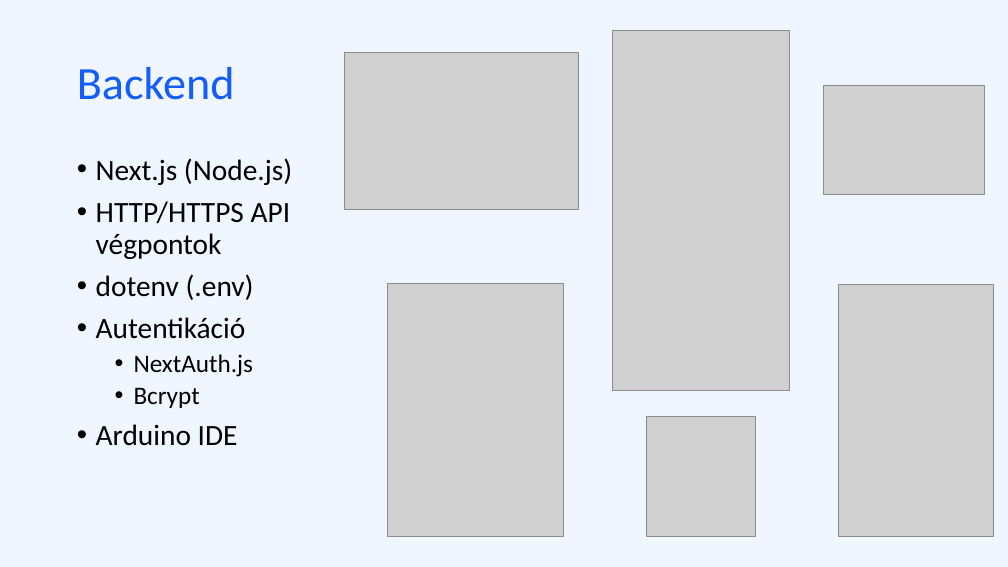
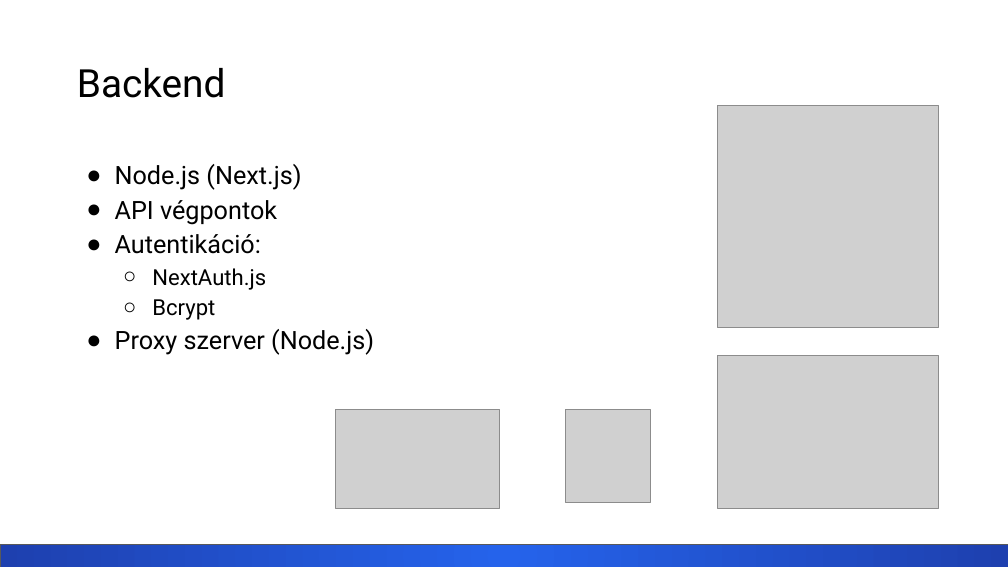
Before and after one commit to nagygabor123/vizsgaremek, a slide deck: slide 5 of Dokumentacio/Eloadas.pptx (slide 6 before the commit). Drawn at 1008x567 pixels with LibreOffice and Linux fonts; fonts in the diff are those of the drawing; grey boxes stand for pictures. Boxes give left, top, right and bottom in pixels: in the first picture for what was removed or moved away, otherwise in the second. Text is boxed around its words. In the diff, an @@ line names an element or a change of style, - is before the commit and + after.

```diff
--- a/Dokumentacio/Eloadas.pptx
+++ b/Dokumentacio/Eloadas.pptx
@@ background #EFF6FF to #FFFFFF @@
@@ title "Backend" at (77,68,226,98): size 44 to 37 pt, font Calibri to Roboto, text colour #145CFC to #000000 @@
@@ picture removed at (345,52,578,209) @@
@@ picture removed at (613,30,789,390) @@
@@ picture removed at (823,85,985,194) @@
@@ picture added at (718,106,939,327) @@
@@ text at (115,164,301,254): text changed; size 28 to 24 pt; font Calibri to Roboto @@
-• Next.js (Node.js)
-• HTTP/HTTPS API végpontok
-• dotenv (.env)
-• Autentikáció
+● Node.js (Next.js)
+● API végpontok
+● Autentikáció:
@@ text at (152,268,266,320): size 24 to 21 pt, font Calibri to Roboto in "NextAuth.js", "Bcrypt"; bullet • to ○; line spacing 0.9 to 1.15; less space between paragraphs @@
@@ picture removed at (387,284,563,536) @@
@@ picture removed at (839,284,994,537) @@
@@ text at (115,329,374,355): text changed; size 28 to 24 pt; font Calibri to Roboto @@
-• Arduino IDE
+● Proxy szerver (Node.js)
@@ picture added at (718,356,939,509) @@
@@ picture added at (335,409,500,508) @@
@@ picture added at (566,409,650,502) @@
@@ picture removed at (647,416,755,536) @@
@@ rectangle added at (0,544,1008,567), fill gradient #2563EB to #1E40AF, outline #595959 0.75 pt @@
```
Also in this commit, not shown: 6 other slides changed, 10 slides added, 9 slides removed, 3 other files.
